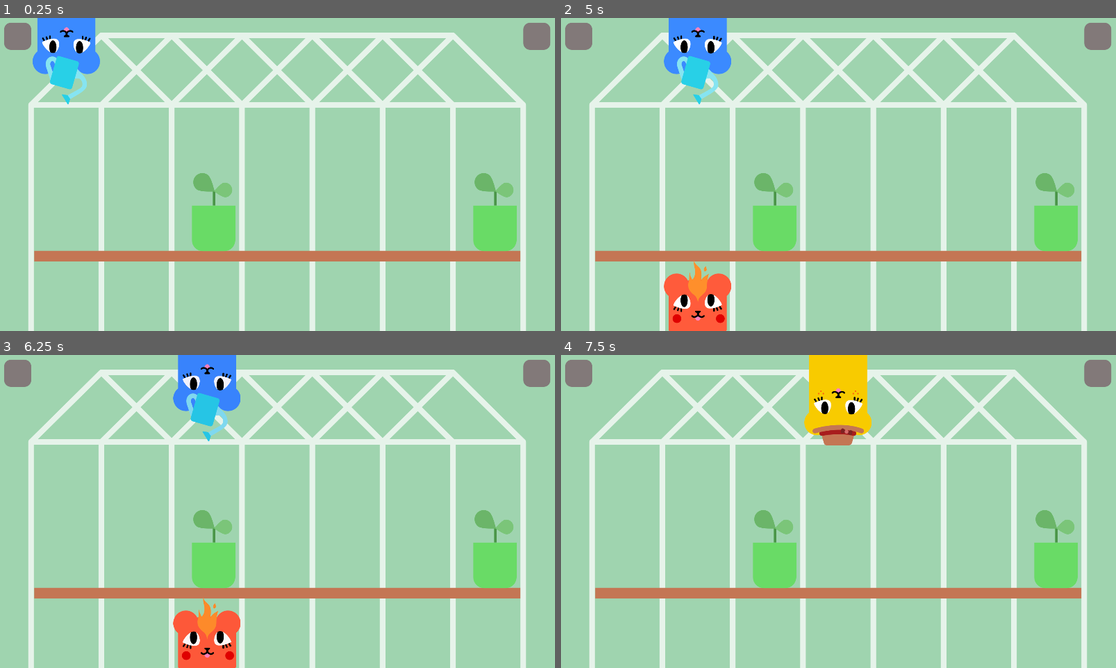
Above: before the commit, frames 1-4 (two rows, left to right).
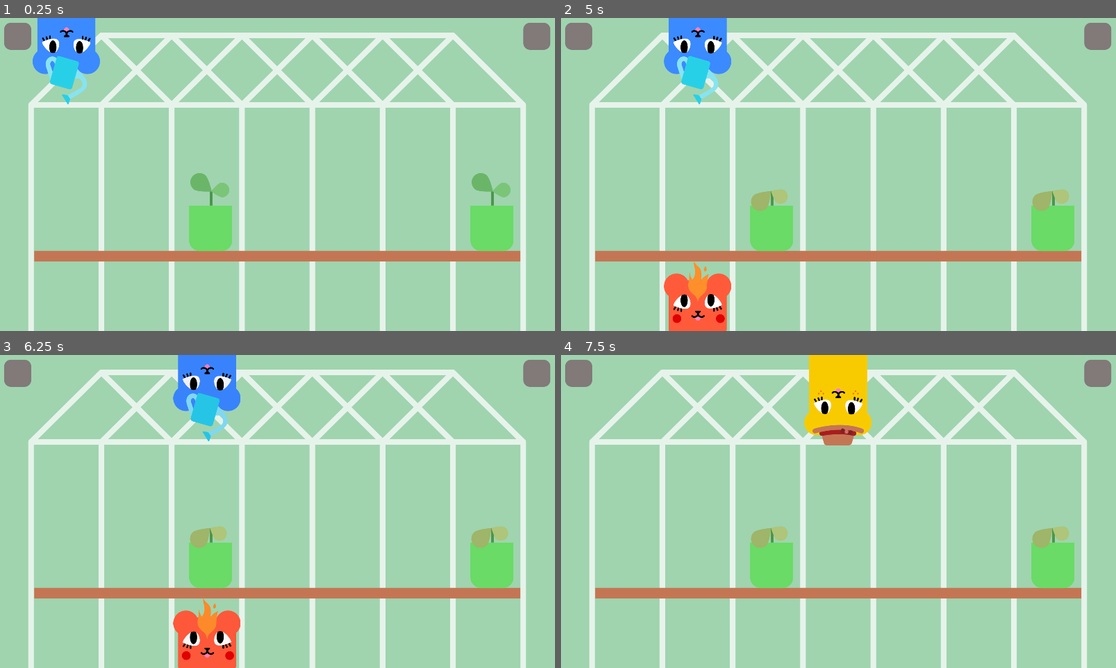
Above: after the commit, the same moments.

Repository: Janakanty/Mongoose-Garden
Game: Godot game, scene res://src/mainGamePlay/main.tscn
Same seed, same stepped clock (60 frames per second), same inputs: the game is played once before the commit and once after it.
Inputs:
- Up to frame 1 (0.25 s): no input
- Up to frame 2 (5 s): tap Enter at 0.5, 2, 3.5 s; hold Right (right) 0.53-1.28 s; tap Space at 1.25, 2.75, 4.25 s; hold Down (down) 1.28-2.03 s; hold Right (right) 2.03-2.78 s; hold Up (up) 2.78-3.53 s; hold Left (left) from 3.53 s (still down)
- Up to frame 3 (6.25 s): release Left (left) at 5.03 s; hold Down (down) 5.03-5.78 s; hold Right (right) from 5.78 s (still down)
- Up to frame 4 (7.5 s): release Right (right) at 6.53 s; hold Up (up) 6.53-7.28 s; hold Right (right) from 7.28 s (still down)

The runs differ from the first frame. In frame 1, 0.6% of the frame differs, in the area x 34-94%, y 49-75%; in frame 2, 1.4%; in frame 3, 1.4%; in frame 4, 1.4%.

Commit message:
0.55

Diff:
--- a/src/mainGamePlay/plantControl.gd
+++ b/src/mainGamePlay/plantControl.gd
@@ -31,19 +31,19 @@
 		var rng = rand_number()
 		match rng:
 			0:
-				next_plant.rect_position = Vector2(231,360)
+				next_plant.rect_position = Vector2(221,360)
 			1:
-				next_plant.rect_position = Vector2(474,360)
+				next_plant.rect_position = Vector2(464,360)
 			2:
-				next_plant.rect_position = Vector2(717,360)
+				next_plant.rect_position = Vector2(707,360)
 			3:
-				next_plant.rect_position = Vector2(960,360)
+				next_plant.rect_position = Vector2(950,360)
 			4:
-				next_plant.rect_position = Vector2(1203,360)
+				next_plant.rect_position = Vector2(1193,360)
 			5:
-				next_plant.rect_position = Vector2(1446,360)
+				next_plant.rect_position = Vector2(1436,360)
 			6:
-				next_plant.rect_position = Vector2(1689,360)
+				next_plant.rect_position = Vector2(1679,360)
 		next_plant.my_column = rng
 		plant_slots[rng] = 1
 		add_child(next_plant)
--- a/src/plants/lobdilla/lobdilla.gd
+++ b/src/plants/lobdilla/lobdilla.gd
@@ -1,12 +1,14 @@
 extends Control
 
-#specyfika każdy kwiatek ma swoje warunki. Ma czas na sobie.
+
+#zmienne rośliny
 onready var timer_down = $Timer_to_lose
 var my_column = 0
 var have_i_grown_up = 0
 var plant_level = 0
 var plant_condition = 2
 var time_down = 5.0
+var ready = 0
 
 func _ready():
 	timer_down.wait_time = time_down
@@ -15,16 +17,63 @@
 func _process(delta):
 	pass
 
-func way_to_grow_or_lose():
-	pass
+
 
 func grow_way():
 	pass
 
 func check_plant_condition():
-	pass
+	#roślina zdycha
+	if plant_condition <= 0 and plant_level == 0: #jeśli roślina jest sadzonką i zdecha
+		timer_down.stop()
+		to_small_plant_DEAD()
+	elif plant_condition <= 0 and plant_level == 1:
+		timer_down.stop()
+		to_plant_DEAD()
+	#roślina staje się zdechła
+	elif plant_condition == 1 and plant_level == 0:
+		to_small_plant_BAD()
+	elif plant_condition == 1 and plant_level == 1:
+		to_plant_BAD()
+	#roślina staje się OK
+	elif plant_condition == 2 and plant_level == 0:
+		to_small_plant_OK()
+	elif plant_condition == 2 and plant_level == 1:
+		to_plant_OK()
+	#roślina staje się ready
+	elif plant_condition == 2 and plant_level == 2:
+		to_plant_READY()
+
+
+func to_small_plant_OK():
+	$smallPlantBAD.hide()
+	$smallPlantOK.show()
+
+func to_small_plant_BAD():
+	$smallPlantOK.hide()
+	$smallPlantBAD.show()
+
+func to_small_plant_DEAD():
+	$smallPlantBAD.hide()
+	$smallPlantDEAD.show()
+
+func to_plant_OK():
+	$smallPlantOK.hide()
+	$plantOK.show()
+
+func to_plant_BAD():
+	$plantOK.hide()
+	$plantREADY.hide()
+	$plantBAD.show()
+
+func to_plant_DEAD():
+	$plantBAD.hide()
+	$plantDEAD.show()
+
+func to_plant_READY():
+	$plantOK.hide()
+	$plantREADY.show()
 
 func _on_Timer_to_lose_timeout():
 	plant_condition = plant_condition - 1
-	if plant_condition <= 0:
-		timer_down.stop()
+	check_plant_condition()
--- a/src/plants/lobdilla/lobdilla.tscn
+++ b/src/plants/lobdilla/lobdilla.tscn
@@ -1,8 +1,15 @@
-[gd_scene load_steps=4 format=2]
+[gd_scene load_steps=11 format=2]
 
 [ext_resource path="res://src/plants/lobdilla/lobdilla.gd" type="Script" id=1]
 [ext_resource path="res://graphics/plants/lobdilla/LOBDILLA sadzonka OK.png" type="Texture" id=2]
 [ext_resource path="res://graphics/plants/lobdilla/lobdilla doniczka.png" type="Texture" id=3]
+[ext_resource path="res://graphics/plants/lobdilla/LOBDILLA sadzonka DEAD.png" type="Texture" id=4]
+[ext_resource path="res://graphics/plants/lobdilla/LOBDILLA BAD.png" type="Texture" id=5]
+[ext_resource path="res://graphics/plants/lobdilla/LOBDILLA DEAD.png" type="Texture" id=6]
+[ext_resource path="res://graphics/plants/lobdilla/LOBDILLA sadzonka BAD.png" type="Texture" id=7]
+[ext_resource path="res://graphics/plants/lobdilla/LOBDILLA OK.png" type="Texture" id=8]
+[ext_resource path="res://src/plants/stars.tscn" type="PackedScene" id=9]
+[ext_resource path="res://src/plants/x.tscn" type="PackedScene" id=10]
 
 [node name="plant" type="Control"]
 anchor_left = -0.036
@@ -19,15 +26,78 @@
 "_edit_use_anchors_": false
 }
 
-[node name="ColorRect" type="TextureRect" parent="."]
+[node name="flowerPot" type="TextureRect" parent="."]
+anchor_right = 1.0
+anchor_bottom = 1.0
+texture = ExtResource( 3 )
+
+[node name="smallPlantOK" type="TextureRect" parent="."]
 anchor_right = 1.0
 anchor_bottom = 1.0
 texture = ExtResource( 2 )
+__meta__ = {
+"_edit_use_anchors_": false
+}
 
-[node name="ColorRect2" type="TextureRect" parent="."]
+[node name="smallPlantBAD" type="TextureRect" parent="."]
+visible = false
 anchor_right = 1.0
 anchor_bottom = 1.0
-texture = ExtResource( 3 )
+texture = ExtResource( 7 )
+__meta__ = {
+"_edit_use_anchors_": false
+}
+
+[node name="smallPlantDEAD" type="TextureRect" parent="."]
+visible = false
+anchor_right = 1.0
+anchor_bottom = 1.0
+texture = ExtResource( 4 )
+__meta__ = {
+"_edit_use_anchors_": false
+}
+
+[node name="x" parent="smallPlantDEAD" instance=ExtResource( 10 )]
+
+[node name="plantOK" type="TextureRect" parent="."]
+visible = false
+anchor_right = 1.0
+anchor_bottom = 1.0
+texture = ExtResource( 8 )
+__meta__ = {
+"_edit_use_anchors_": false
+}
+
+[node name="plantBAD" type="TextureRect" parent="."]
+visible = false
+anchor_right = 1.0
+anchor_bottom = 1.0
+texture = ExtResource( 5 )
+__meta__ = {
+"_edit_use_anchors_": false
+}
+
+[node name="plantDEAD" type="TextureRect" parent="."]
+visible = false
+anchor_right = 1.0
+anchor_bottom = 1.0
+texture = ExtResource( 6 )
+__meta__ = {
+"_edit_use_anchors_": false
+}
+
+[node name="x" parent="plantDEAD" instance=ExtResource( 10 )]
+
+[node name="plantREADY" type="TextureRect" parent="."]
+visible = false
+anchor_right = 1.0
+anchor_bottom = 1.0
+texture = ExtResource( 8 )
+__meta__ = {
+"_edit_use_anchors_": false
+}
+
+[node name="stars" parent="plantREADY" instance=ExtResource( 9 )]
 
 [node name="Timer_to_lose" type="Timer" parent="."]
 wait_time = 5.0
--- /dev/null
+++ b/src/plants/stars.gd
@@ -0,0 +1,6 @@
+extends Control
+
+
+# Called when the node enters the scene tree for the first time.
+func _ready():
+	$AnimationPlayer.play("fly")
--- /dev/null
+++ b/src/plants/stars.tscn
@@ -0,0 +1,166 @@
+[gd_scene load_steps=6 format=2]
+
+[ext_resource path="res://graphics/plants/star.png" type="Texture" id=1]
+[ext_resource path="res://src/plants/stars.gd" type="Script" id=2]
+
+[sub_resource type="ParticlesMaterial" id=1]
+flag_disable_z = true
+gravity = Vector3( 0, -6.8, 0 )
+orbit_velocity = 2.0
+orbit_velocity_random = 1.0
+
+[sub_resource type="Animation" id=3]
+length = 0.001
+tracks/0/type = "value"
+tracks/0/path = NodePath("stars:position")
+tracks/0/interp = 1
+tracks/0/loop_wrap = true
+tracks/0/imported = false
+tracks/0/enabled = true
+tracks/0/keys = {
+"times": PoolRealArray( 0 ),
+"transitions": PoolRealArray( 1 ),
+"update": 0,
+"values": [ Vector2( 0, 0 ) ]
+}
+tracks/1/type = "value"
+tracks/1/path = NodePath("stars2:position")
+tracks/1/interp = 1
+tracks/1/loop_wrap = true
+tracks/1/imported = false
+tracks/1/enabled = true
+tracks/1/keys = {
+"times": PoolRealArray( 0 ),
+"transitions": PoolRealArray( 1 ),
+"update": 0,
+"values": [ Vector2( 178, 74 ) ]
+}
+tracks/2/type = "value"
+tracks/2/path = NodePath("stars3:position")
+tracks/2/interp = 1
+tracks/2/loop_wrap = true
+tracks/2/imported = false
+tracks/2/enabled = true
+tracks/2/keys = {
+"times": PoolRealArray( 0 ),
+"transitions": PoolRealArray( 1 ),
+"update": 0,
+"values": [ Vector2( -72, 266 ) ]
+}
+tracks/3/type = "value"
+tracks/3/path = NodePath("stars4:position")
+tracks/3/interp = 1
+tracks/3/loop_wrap = true
+tracks/3/imported = false
+tracks/3/enabled = true
+tracks/3/keys = {
+"times": PoolRealArray( 0 ),
+"transitions": PoolRealArray( 1 ),
+"update": 0,
+"values": [ Vector2( 173, 327 ) ]
+}
+
+[sub_resource type="Animation" id=2]
+resource_name = "fly"
+length = 6.0
+loop = true
+tracks/0/type = "value"
+tracks/0/path = NodePath("stars:position")
+tracks/0/interp = 1
+tracks/0/loop_wrap = true
+tracks/0/imported = false
+tracks/0/enabled = true
+tracks/0/keys = {
+"times": PoolRealArray( 0, 3, 6 ),
+"transitions": PoolRealArray( 0.594604, 0.594604, 0.594604 ),
+"update": 0,
+"values": [ Vector2( 0, 0 ), Vector2( 0, 37 ), Vector2( 0, 0 ) ]
+}
+tracks/1/type = "value"
+tracks/1/path = NodePath("stars2:position")
+tracks/1/interp = 1
+tracks/1/loop_wrap = true
+tracks/1/imported = false
+tracks/1/enabled = true
+tracks/1/keys = {
+"times": PoolRealArray( 0, 3, 6 ),
+"transitions": PoolRealArray( 2.07053, 2.07053, 2.07053 ),
+"update": 0,
+"values": [ Vector2( 178, 74 ), Vector2( 181, 101 ), Vector2( 178, 74 ) ]
+}
+tracks/2/type = "value"
+tracks/2/path = NodePath("stars3:position")
+tracks/2/interp = 1
+tracks/2/loop_wrap = true
+tracks/2/imported = false
+tracks/2/enabled = true
+tracks/2/keys = {
+"times": PoolRealArray( 0, 3, 6 ),
+"transitions": PoolRealArray( 1, 1, 1 ),
+"update": 0,
+"values": [ Vector2( 0, 280 ), Vector2( 3, 322 ), Vector2( 0, 280 ) ]
+}
+tracks/3/type = "value"
+tracks/3/path = NodePath("stars4:position")
+tracks/3/interp = 1
+tracks/3/loop_wrap = true
+tracks/3/imported = false
+tracks/3/enabled = true
+tracks/3/keys = {
+"times": PoolRealArray( 0, 3, 6 ),
+"transitions": PoolRealArray( 1, 1, 1 ),
+"update": 0,
+"values": [ Vector2( 173, 327 ), Vector2( 203, 352 ), Vector2( 173, 327 ) ]
+}
+
+[node name="stars" type="Control"]
+anchor_right = 1.0
+anchor_bottom = 1.0
+rect_pivot_offset = Vector2( -987, -453 )
+script = ExtResource( 2 )
+__meta__ = {
+"_edit_use_anchors_": false
+}
+
+[node name="stars" type="Particles2D" parent="."]
+lifetime = 1.1
+preprocess = 55.05
+explosiveness = 0.19
+randomness = 0.51
+fixed_fps = 10
+process_material = SubResource( 1 )
+texture = ExtResource( 1 )
+
+[node name="stars2" type="Particles2D" parent="."]
+position = Vector2( 178, 74 )
+lifetime = 1.1
+preprocess = 55.05
+explosiveness = 0.19
+randomness = 0.51
+fixed_fps = 10
+process_material = SubResource( 1 )
+texture = ExtResource( 1 )
+
+[node name="stars3" type="Particles2D" parent="."]
+position = Vector2( -72, 266 )
+lifetime = 1.1
+preprocess = 55.05
+explosiveness = 0.19
+randomness = 0.51
+fixed_fps = 10
+process_material = SubResource( 1 )
+texture = ExtResource( 1 )
+
+[node name="stars4" type="Particles2D" parent="."]
+position = Vector2( 173, 327 )
+lifetime = 1.1
+preprocess = 55.05
+explosiveness = 0.19
+randomness = 0.51
+fixed_fps = 10
+process_material = SubResource( 1 )
+texture = ExtResource( 1 )
+
+[node name="AnimationPlayer" type="AnimationPlayer" parent="."]
+anims/RESET = SubResource( 3 )
+anims/fly = SubResource( 2 )
--- /dev/null
+++ b/src/plants/x.tscn
@@ -0,0 +1,168 @@
+[gd_scene load_steps=6 format=2]
+
+[ext_resource path="res://graphics/plants/cross.png" type="Texture" id=1]
+[ext_resource path="res://src/plants/stars.gd" type="Script" id=2]
+
+[sub_resource type="ParticlesMaterial" id=1]
+flag_disable_z = true
+gravity = Vector3( 0, -6.8, 0 )
+orbit_velocity = 2.0
+orbit_velocity_random = 1.0
+
+[sub_resource type="Animation" id=3]
+length = 0.001
+tracks/0/type = "value"
+tracks/0/path = NodePath("stars:position")
+tracks/0/interp = 1
+tracks/0/loop_wrap = true
+tracks/0/imported = false
+tracks/0/enabled = true
+tracks/0/keys = {
+"times": PoolRealArray( 0 ),
+"transitions": PoolRealArray( 1 ),
+"update": 0,
+"values": [ Vector2( 0, 0 ) ]
+}
+tracks/1/type = "value"
+tracks/1/path = NodePath("stars2:position")
+tracks/1/interp = 1
+tracks/1/loop_wrap = true
+tracks/1/imported = false
+tracks/1/enabled = true
+tracks/1/keys = {
+"times": PoolRealArray( 0 ),
+"transitions": PoolRealArray( 1 ),
+"update": 0,
+"values": [ Vector2( 178, 74 ) ]
+}
+tracks/2/type = "value"
+tracks/2/path = NodePath("stars3:position")
+tracks/2/interp = 1
+tracks/2/loop_wrap = true
+tracks/2/imported = false
+tracks/2/enabled = true
+tracks/2/keys = {
+"times": PoolRealArray( 0 ),
+"transitions": PoolRealArray( 1 ),
+"update": 0,
+"values": [ Vector2( -72, 266 ) ]
+}
+tracks/3/type = "value"
+tracks/3/path = NodePath("stars4:position")
+tracks/3/interp = 1
+tracks/3/loop_wrap = true
+tracks/3/imported = false
+tracks/3/enabled = true
+tracks/3/keys = {
+"times": PoolRealArray( 0 ),
+"transitions": PoolRealArray( 1 ),
+"update": 0,
+"values": [ Vector2( 173, 327 ) ]
+}
+
+[sub_resource type="Animation" id=2]
+resource_name = "fly"
+length = 6.0
+loop = true
+tracks/0/type = "value"
+tracks/0/path = NodePath("stars:position")
+tracks/0/interp = 1
+tracks/0/loop_wrap = true
+tracks/0/imported = false
+tracks/0/enabled = true
+tracks/0/keys = {
+"times": PoolRealArray( 0, 3, 6 ),
+"transitions": PoolRealArray( 0.594604, 0.594604, 0.594604 ),
+"update": 0,
+"values": [ Vector2( 0, 0 ), Vector2( 0, 37 ), Vector2( 0, 0 ) ]
+}
+tracks/1/type = "value"
+tracks/1/path = NodePath("stars2:position")
+tracks/1/interp = 1
+tracks/1/loop_wrap = true
+tracks/1/imported = false
+tracks/1/enabled = true
+tracks/1/keys = {
+"times": PoolRealArray( 0, 3, 6 ),
+"transitions": PoolRealArray( 2.07053, 2.07053, 2.07053 ),
+"update": 0,
+"values": [ Vector2( 178, 74 ), Vector2( 181, 101 ), Vector2( 178, 74 ) ]
+}
+tracks/2/type = "value"
+tracks/2/path = NodePath("stars3:position")
+tracks/2/interp = 1
+tracks/2/loop_wrap = true
+tracks/2/imported = false
+tracks/2/enabled = true
+tracks/2/keys = {
+"times": PoolRealArray( 0, 3, 6 ),
+"transitions": PoolRealArray( 1, 1, 1 ),
+"update": 0,
+"values": [ Vector2( 0, 280 ), Vector2( 3, 322 ), Vector2( 0, 280 ) ]
+}
+tracks/3/type = "value"
+tracks/3/path = NodePath("stars4:position")
+tracks/3/interp = 1
+tracks/3/loop_wrap = true
+tracks/3/imported = false
+tracks/3/enabled = true
+tracks/3/keys = {
+"times": PoolRealArray( 0, 3, 6 ),
+"transitions": PoolRealArray( 1, 1, 1 ),
+"update": 0,
+"values": [ Vector2( 173, 327 ), Vector2( 203, 352 ), Vector2( 173, 327 ) ]
+}
+
+[node name="x" type="Control"]
+anchor_right = 1.0
+anchor_bottom = 1.0
+margin_top = 1.0
+margin_bottom = 1.0
+rect_pivot_offset = Vector2( -987, -453 )
+script = ExtResource( 2 )
+__meta__ = {
+"_edit_use_anchors_": false
+}
+
+[node name="stars" type="Particles2D" parent="."]
+lifetime = 1.1
+preprocess = 55.05
+explosiveness = 0.19
+randomness = 0.51
+fixed_fps = 10
+process_material = SubResource( 1 )
+texture = ExtResource( 1 )
+
+[node name="stars2" type="Particles2D" parent="."]
+position = Vector2( 178, 74 )
+lifetime = 1.1
+preprocess = 55.05
+explosiveness = 0.19
+randomness = 0.51
+fixed_fps = 10
+process_material = SubResource( 1 )
+texture = ExtResource( 1 )
+
+[node name="stars3" type="Particles2D" parent="."]
+position = Vector2( -72, 266 )
+lifetime = 1.1
+preprocess = 55.05
+explosiveness = 0.19
+randomness = 0.51
+fixed_fps = 10
+process_material = SubResource( 1 )
+texture = ExtResource( 1 )
+
+[node name="stars4" type="Particles2D" parent="."]
+position = Vector2( 173, 327 )
+lifetime = 1.1
+preprocess = 55.05
+explosiveness = 0.19
+randomness = 0.51
+fixed_fps = 10
+process_material = SubResource( 1 )
+texture = ExtResource( 1 )
+
+[node name="AnimationPlayer" type="AnimationPlayer" parent="."]
+anims/RESET = SubResource( 3 )
+anims/fly = SubResource( 2 )
Binary file added: graphics/plants/bleblo/bleblo.png
Not shown, added: graphics/plants/bleblo/bleblo.png.import
Binary file added: graphics/plants/bleedi/BLEEDI BAD.png
Not shown, added: graphics/plants/bleedi/BLEEDI BAD.png.import
Binary file added: graphics/plants/bleedi/BLEEDI DEAD.png
Not shown, added: graphics/plants/bleedi/BLEEDI DEAD.png.import
Binary file added: graphics/plants/bleedi/BLEEDI OK.png
Not shown, added: graphics/plants/bleedi/BLEEDI OK.png.import
Binary file added: graphics/plants/bleedi/BLEEDI sadzonka BAD.png
Not shown, added: graphics/plants/bleedi/BLEEDI sadzonka BAD.png.import
Binary file added: graphics/plants/bleedi/BLEEDI sadzonka DEAD.png
Not shown, added: graphics/plants/bleedi/BLEEDI sadzonka DEAD.png.import
(and 16 more such lines)
